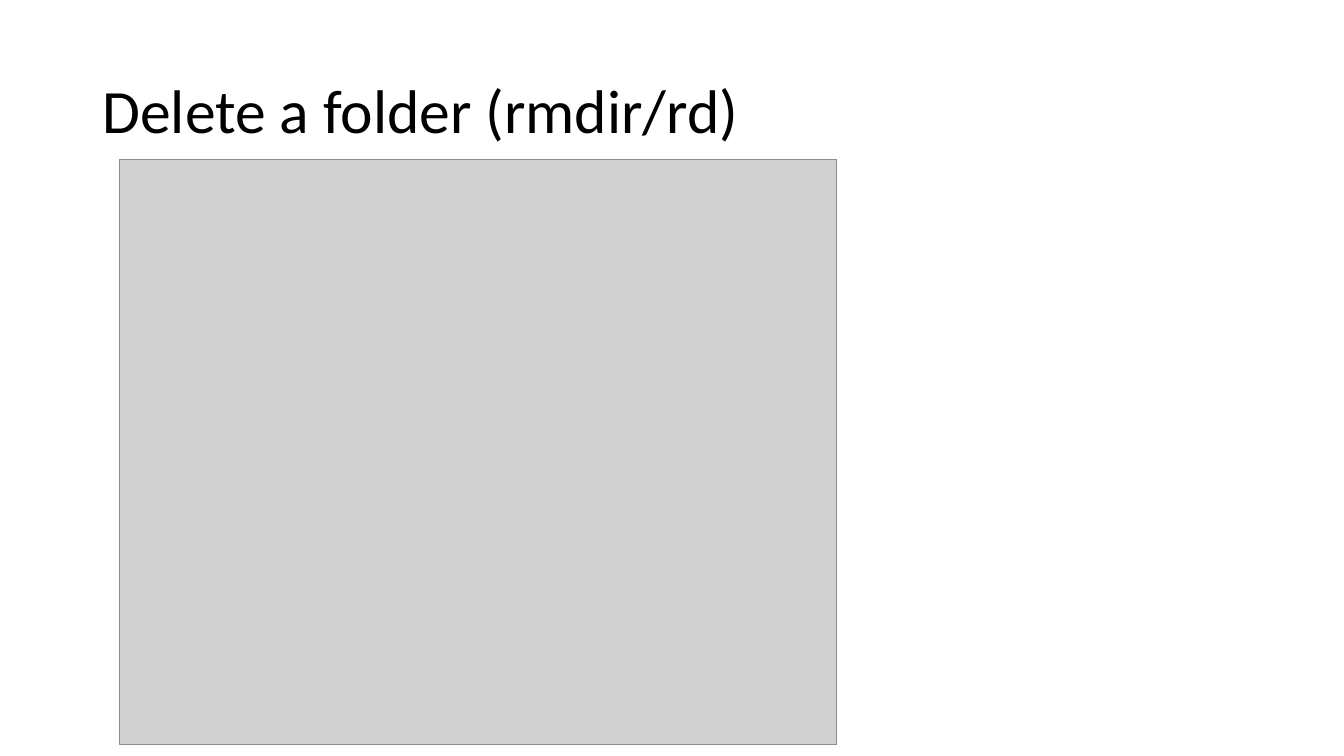
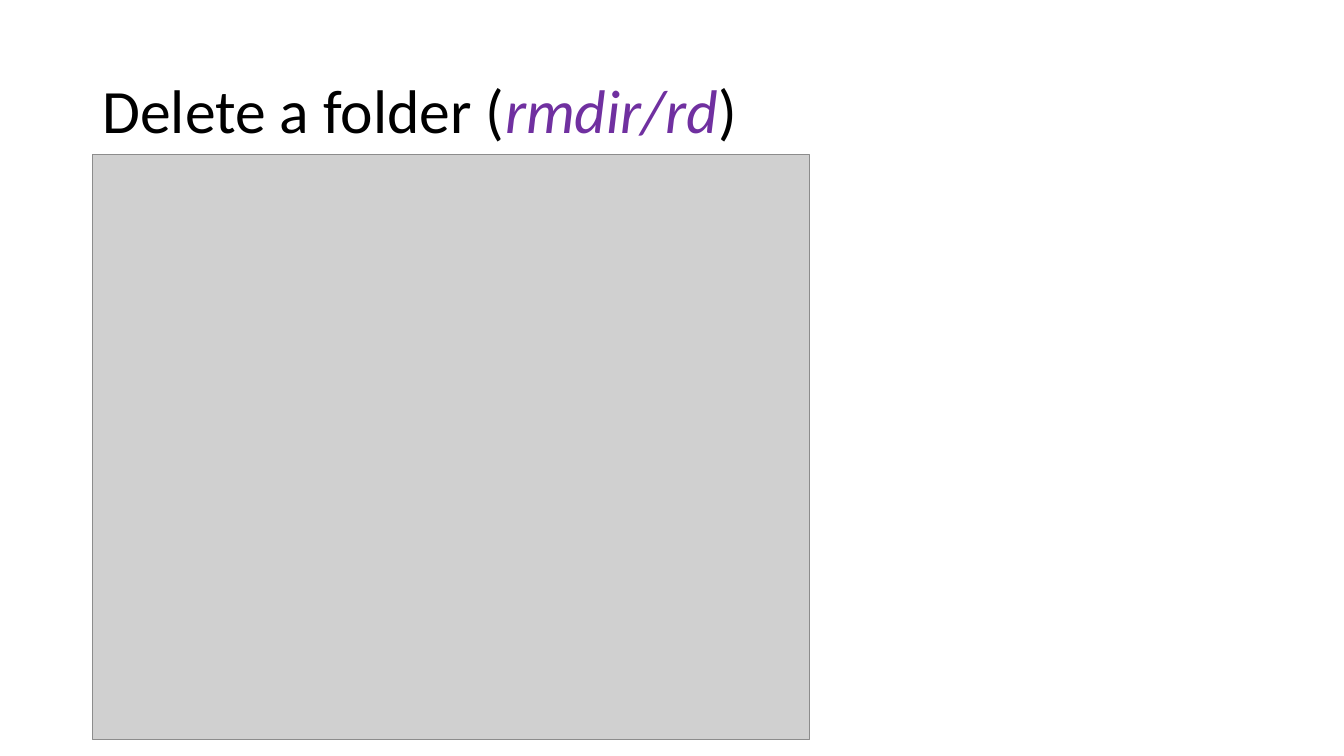
Before and after one commit to frankwxu/digital-forensics-lab, a slide deck: slide 35 of Basic_Computer_Skills_for_Forensics/0_Win_command_line_tutorial.pptx. Drawn at 1344x756 pixels with LibreOffice and Linux fonts; fonts in the diff are those of the drawing; grey boxes stand for pictures; background and template pictures are left out. Boxes give left, top, right and bottom in pixels: in the first picture for what was removed or moved away, otherwise in the second. Text is boxed around its words. In the diff, an @@ line names an element or a change of style, - is before the commit and + after.

```diff
--- a/Basic_Computer_Skills_for_Forensics/0_Win_command_line_tutorial.pptx
+++ b/Basic_Computer_Skills_for_Forensics/0_Win_command_line_tutorial.pptx
@@ title "Delete a folder (rmdir/rd)" at [102,88,738,142]: text colour #000000 to #7030A0, italic on in "(rmdir/rd)" @@
@@ picture: place and size @@
-picture at [120,159,837,745]
+picture at [93,154,810,740]
```
Also in this commit, not shown: 7 other slides changed, 1 other file.
